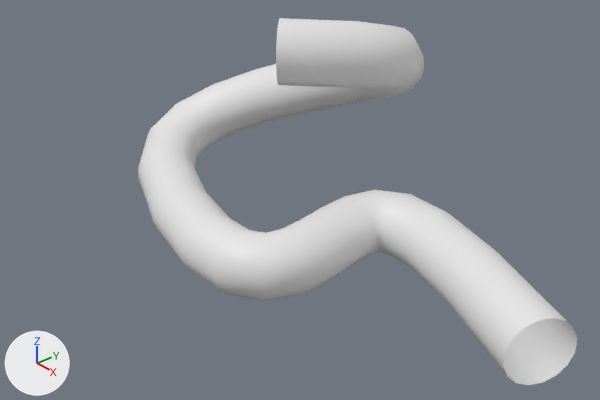
An edit to the Blender file Infection Protocol/Assets/Models/Characters/Worm.blend, drawn before and after from the same camera.
Camera for both pictures: a 50 mm lens placed at (1.135, -0.886, 0.738), pointed at (-0.005, 0.097, -0.043). The axes (+X, +Y, +Z) are drawn at lower left. The lights are the same throughout.

The scene before the commit, as lines of its bpy script (objects in view):
```python
cu_beziercurve_001 = bpy.data.curves.new('BezierCurve.001', 'CURVE')
cu_beziercurve_001.dimensions = '3D'
_sp = cu_beziercurve_001.splines.new('BEZIER'); _sp.bezier_points.add(2)
_sp.bezier_points.foreach_set('co', [0.00266, 0.0409, 0.281, -0.113, -0.116, -0.0378, 0.624, 0.0178, -0.0189])
_sp.bezier_points.foreach_set('handle_left', [-0.497, -0.459, 0.281, -0.93, 0.137, -0.0378, -0.279, 0.447, -0.0189])
_sp.bezier_points.foreach_set('handle_right', [0.503, 0.541, 0.281, 0.562, -0.325, -0.0378, 1.348, -0.326, -0.0189])
for _p, _l, _r in zip(_sp.bezier_points, ['ALIGNED', 'ALIGNED', 'ALIGNED'], ['ALIGNED', 'ALIGNED', 'ALIGNED']): _p.handle_left_type = _l; _p.handle_right_type = _r
_sp.order_u = 0
_sp.order_v = 0
cu_beziercurve_001.use_path = True
cu_beziercurve_001.use_path_clamp = True
cu_beziercurve_001.bevel_resolution = 6
cu_beziercurve_001.bevel_depth = 0.06
cu_beziercurve_001.fill_mode = 'FULL'
ob_beziercurve = bpy.data.objects.new('BezierCurve', cu_beziercurve_001)
ob_beziercurve.location = (0.0, 0.0, 0.0)
```
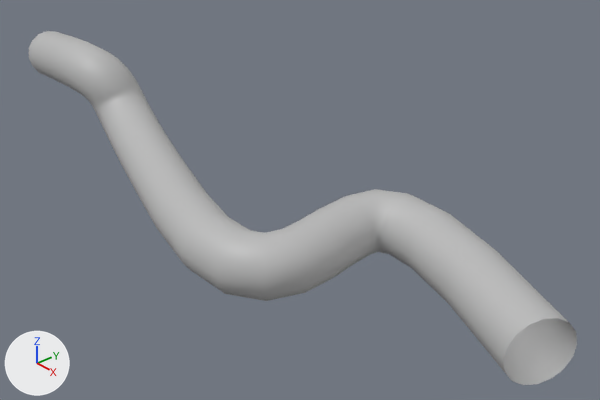
The change, as a diff of the scene's bpy script:
```diff
--- a/Infection Protocol/Assets/Models/Characters/Worm.blend.py
+++ b/Infection Protocol/Assets/Models/Characters/Worm.blend.py
@@ mat_untitled @@
+mat_untitled = principled_material('Untitled')
+mat_untitled.base_color = (0.5, 0.5, 0.5)  # grey #bcbcbc
@@ me_mesh @@
+me_mesh.from_pydata(...)  # 400 vertices, 384 faces; spans x -0.94..0.65, y -0.21..0.21, z -0.1..0.16
+me_mesh.polygons.foreach_set('use_smooth', [True] * 384)
+me_mesh.materials.append(mat_untitled)  # grey #bcbcbc
@@ ob_beziercurve @@
-ob_beziercurve = bpy.data.objects.new('BezierCurve', cu_beziercurve_001)
+ob_beziercurve = bpy.data.objects.new('BezierCurve', me_mesh)
 ob_beziercurve.location = (0.0, 0.0, 0.0)
```

Where the change shows, as pixel boxes (x1, y1, x2, y2) in the pictures (600 x 400 px):
'BezierCurve', reshaped (24% wider)
    before: (138, 18, 578, 385)
    after: (29, 31, 577, 385)
